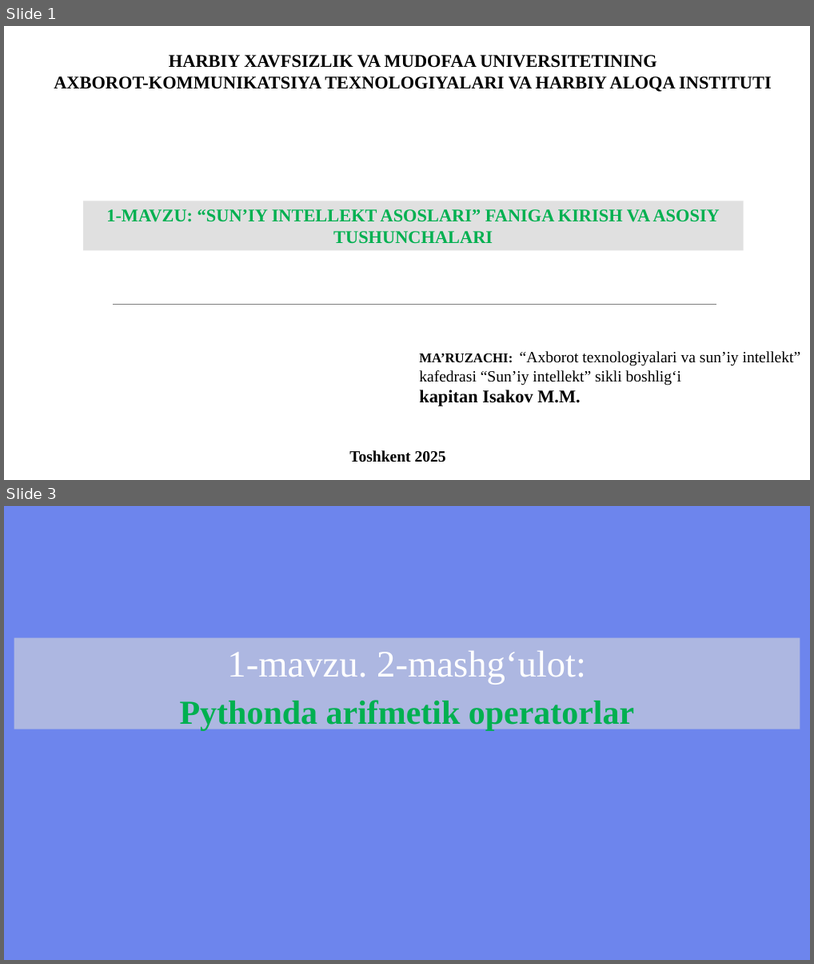
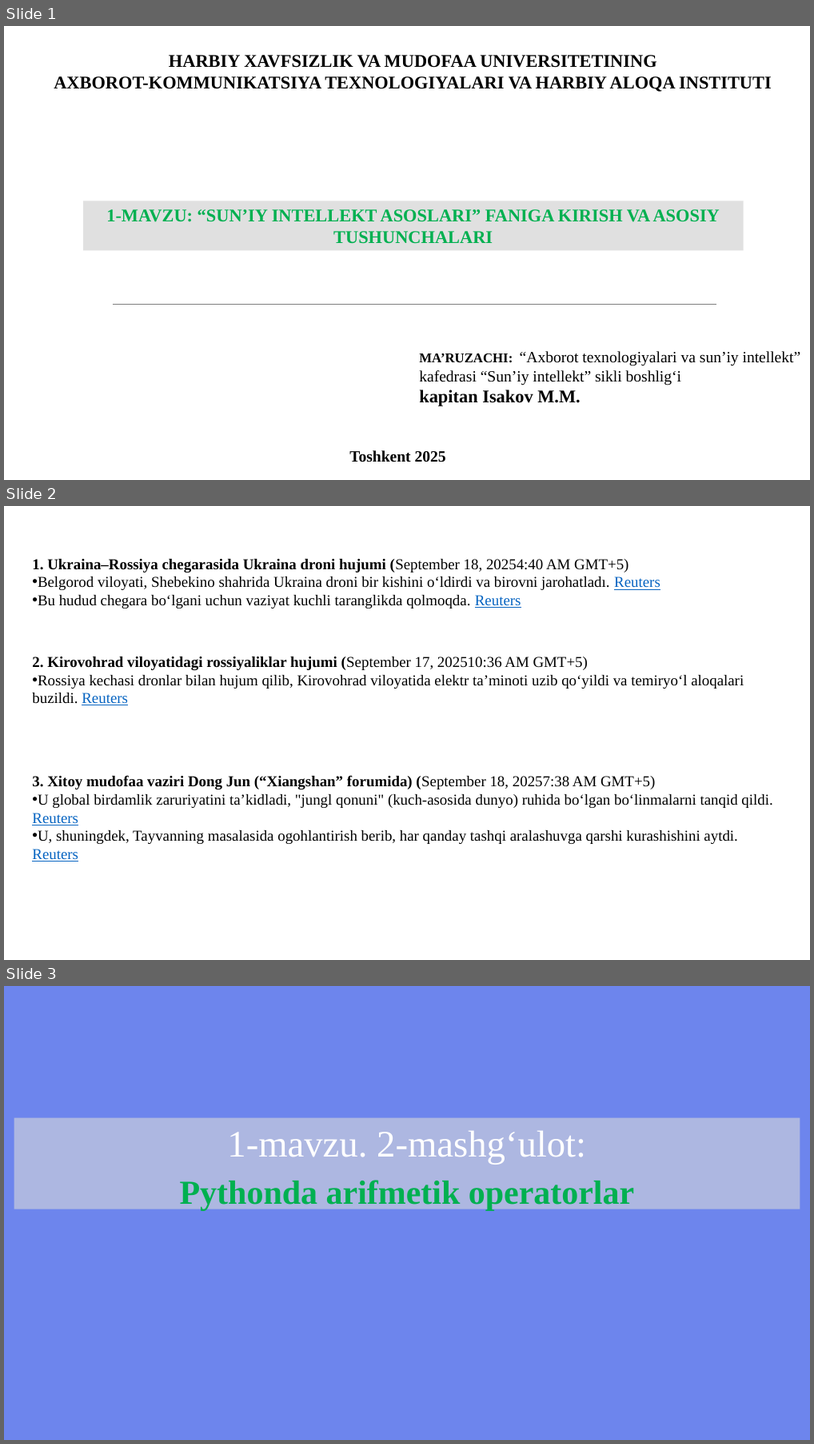
Before and after one commit to qwerty291996/2025-2026, a slide deck: Dars materiallari 2025-2026/Sun'iy intellekt asoslari 2025-2026/1.2 Pythonda arifmetik operatorlar/1.2 Pythonda arifmetik operatorlar.pptx. Shown one above the other, each under a label of ours: slides 1 and 3 before the commit, slides 1, 2 and 3 after it; the slides between them are not shown. The pictures are 814x964 and 814x1444 pixels, drawn with LibreOffice and Linux fonts; fonts in the diff are those of the drawing; background and template pictures are left out. Boxes give left, top, right and bottom in pixels: in the first picture for what was removed or moved away, otherwise in the second. Text is boxed around its words. In the diff, an @@ line names an element or a change of style, - is before the commit and + after.

```diff
--- a/Dars materiallari 2025-2026/Sun'iy intellekt asoslari 2025-2026/1.2 Pythonda arifmetik operatorlar/1.2 Pythonda arifmetik operatorlar.pptx
+++ b/Dars materiallari 2025-2026/Sun'iy intellekt asoslari 2025-2026/1.2 Pythonda arifmetik operatorlar/1.2 Pythonda arifmetik operatorlar.pptx
@@ slide 2 added at (4, 506, 810, 960), background #FFFFFF @@
@@ text added at (32, 559, 661, 608), 18 pt, text #000000 @@
+1. Ukraina–Rossiya chegarasida Ukraina droni hujumi (September 18, 20254:40 AM GMT+5)
+• Belgorod viloyati, Shebekino shahrida Ukraina droni bir kishini o‘ldirdi va birovni jarohatladı. Reuters
+• Bu hudud chegara bo‘lgani uchun vaziyat kuchli taranglikda qolmoqda. Reuters
@@ text added at (32, 656, 744, 705), 18 pt, text #000000 @@
+2. Kirovohrad viloyatidagi rossiyaliklar hujumi (September 17, 202510:36 AM GMT+5)
+• Rossiya kechasi dronlar bilan hujum qilib, Kirovohrad viloyatida elektr ta’minoti uzib qo‘yildi va temiryo‘l aloqalari buzildi. Reuters
@@ text added at (32, 775, 773, 861), 18 pt, text #000000 @@
+3. Xitoy mudofaa vaziri Dong Jun (“Xiangshan” forumida) (September 18, 20257:38 AM GMT+5)
+• U global birdamlik zaruriyatini ta’kidladi, "jungl qonuni" (kuch-asosida dunyo) ruhida bo‘lgan bo‘linmalarni tanqid qildi. Reuters
+• U, shuningdek, Tayvanning masalasida ogohlantirish berib, har qanday tashqi aralashuvga qarshi kurashishini aytdi. Reuters
```
Also in this commit, not shown: 1 slide removed, 34 other files.
